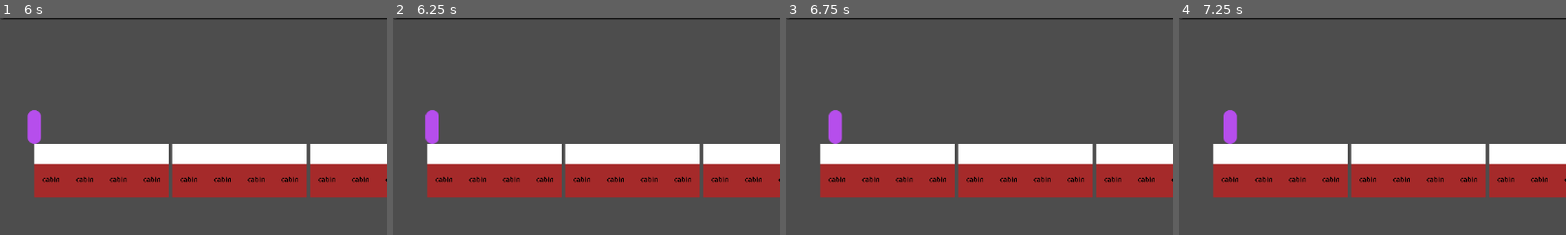
Above: before the commit, frames 1-4 (left to right).
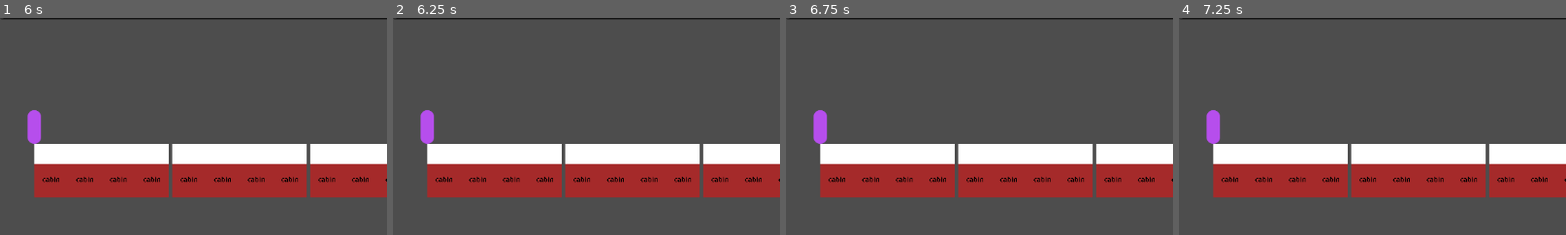
Above: after the commit, the same moments.

Repository: Sphinx111/ed_and_morgs_train_builder
Game: Godot game, scene res://Scenes/traincar.tscn
Two runs of this game, one before a commit and one after it. Both use one fixed random seed, a clock stepped at 60 frames per second and the inputs below.
Inputs (mouse positions are % of the whole screen's width and height, from its top left):
- Up to frame 1 (6 s): click (42, 11) at 0.52 s; type "12" at 0.6 s; click "Give Order" at 1.25 s; click "Tick" at 2 s; click "Give Order" at 2.75 s; click "Tick" at 3.5 s; click "Give Order" at 4.25 s; click "Tick" at 5 s; tap Enter at 5.75 s
- Up to frame 2 (6.25 s): no input
- Up to frame 3 (6.75 s): tap Space at 6.5 s
- Up to frame 4 (7.25 s): no input
The pictures show only the part of the screen within x 0-50%, y 13-63%; the shares and areas given below are measured in that part.

Frame 1 is identical in both runs. In frame 2, 0.4% of the frame differs, in the area x 7-12%, y 42-59%; in frame 3, 1.1%, in the area x 7-15%, y 42-59%; in frame 4, 1.1%.
Error after the commit: Invalid access of index '2499' on a base object of type: 'Array'. (res://passenger.gd:117)

Commit message:
OH MY GOD GO TO SLEEP
Passengers now go to bed when tired

Diff:
--- a/module.gd
+++ b/module.gd
@@ -98,6 +98,7 @@
 					needs_finished += 1
 
 		if needs_finished >= serves_needs.size():
+			remove_customer(customer)
 			customer.exit_customer_module()
 		pass
 
--- a/passenger.gd
+++ b/passenger.gd
@@ -24,8 +24,8 @@
 
 var targetNeed = ""
 var needs = {
-	"thirst" : 0.75,
-	"hunger" : 0.0,
+	"thirst" : 0.0,
+	"hunger" : 0.78,
 	"rest" : 0.0
 }
 
@@ -77,9 +77,7 @@
 		destination.x += randi_range(-Globals.module_width/4, Globals.module_width/4)    # Wait in random spot outside module
 
 func exit_customer_module():
-	current_module.remove_customer(self)
 	self.show()
-	next_module_pos = 0.0	# Force them to re-check modules
 	targetNeed = ""
 
 func resource_tick():
@@ -97,6 +95,7 @@
 	if maxVal > Globals.passenger_seeks_threshold:
 		#if maxNeed != "" and maxNeed != targetNeed:
 		targetNeed = maxNeed
+		recheck_module()
 
 func pick_direction():
 	# Chance to idly move around if no behaviour
